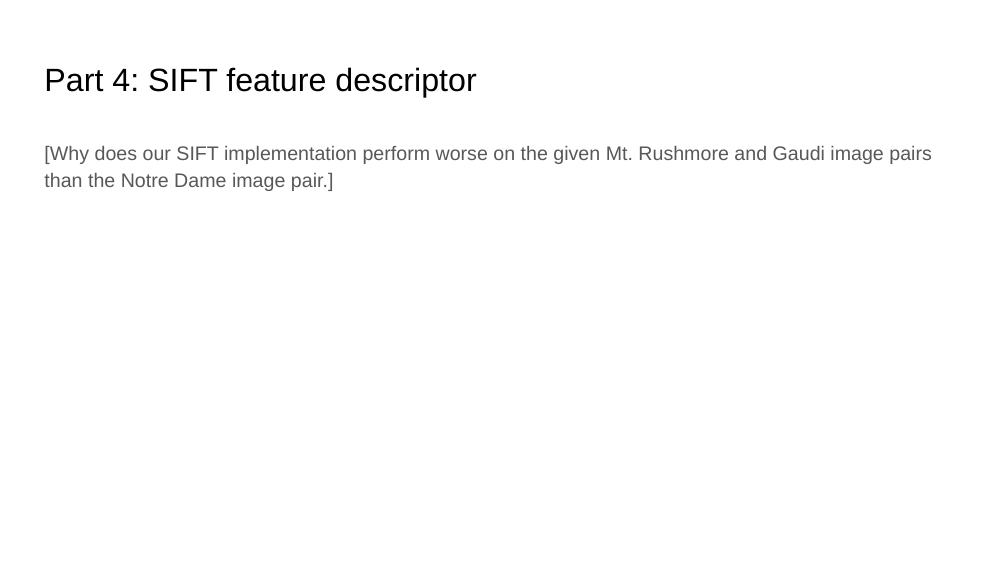
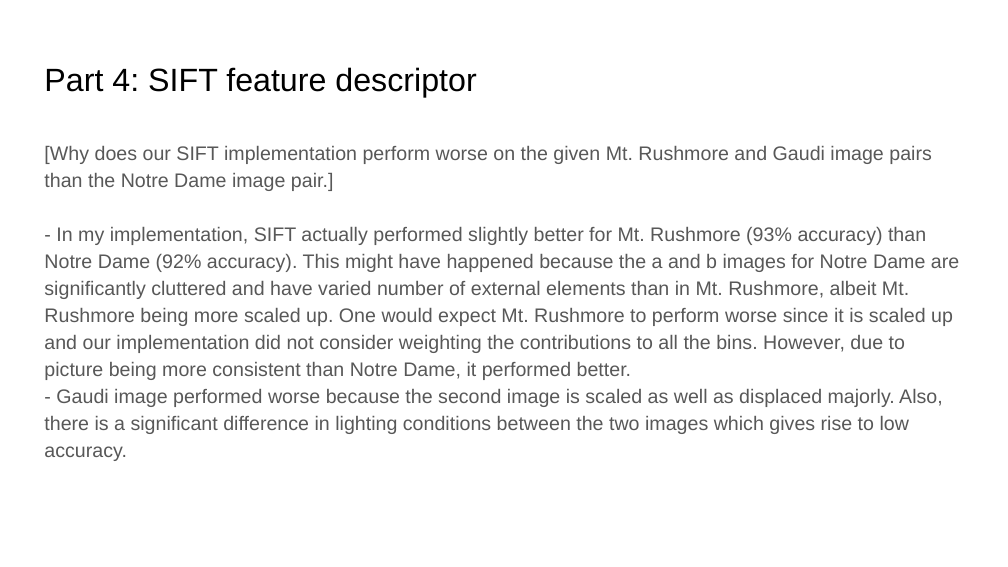
Before and after one commit to m-a-c-e/Computer-Vision, a slide deck: slide 14 of project-2/docs/proj2_report.pptx. Drawn at 1008x567 pixels with LibreOffice and Linux fonts; fonts in the diff are those of the drawing. Boxes give left, top, right and bottom in pixels: in the first picture for what was removed or moved away, otherwise in the second. Text is boxed around its words. In the diff, an @@ line names an element or a change of style, - is before the commit and + after.

Commit message:
finished SIFT descriptor

```diff
--- a/project-2/docs/proj2_report.pptx
+++ b/project-2/docs/proj2_report.pptx
@@ text at [44,227,959,461]: paragraphs added @@
+- In my implementation, SIFT actually performed slightly better for Mt. Rushmore (93% accuracy) than Notre Dame (92% accuracy). This might have happened because the a and b images for Notre Dame are significantly cluttered and have varied number of external elements than in Mt. Rushmore, albeit Mt. Rushmore being more scaled up. One would expect Mt. Rushmore to perform worse since it is scaled up and our implementation did not consider weighting the contributions to all the bins. However, due to picture being more consistent than Notre Dame, it performed better.
+- Gaudi image performed worse because the second image is scaled as well as displaced majorly. Also, there is a significant difference in lighting conditions between the two images which gives rise to low accuracy.
```
Also in this commit, not shown: 18 other slides changed, 32 other files.
